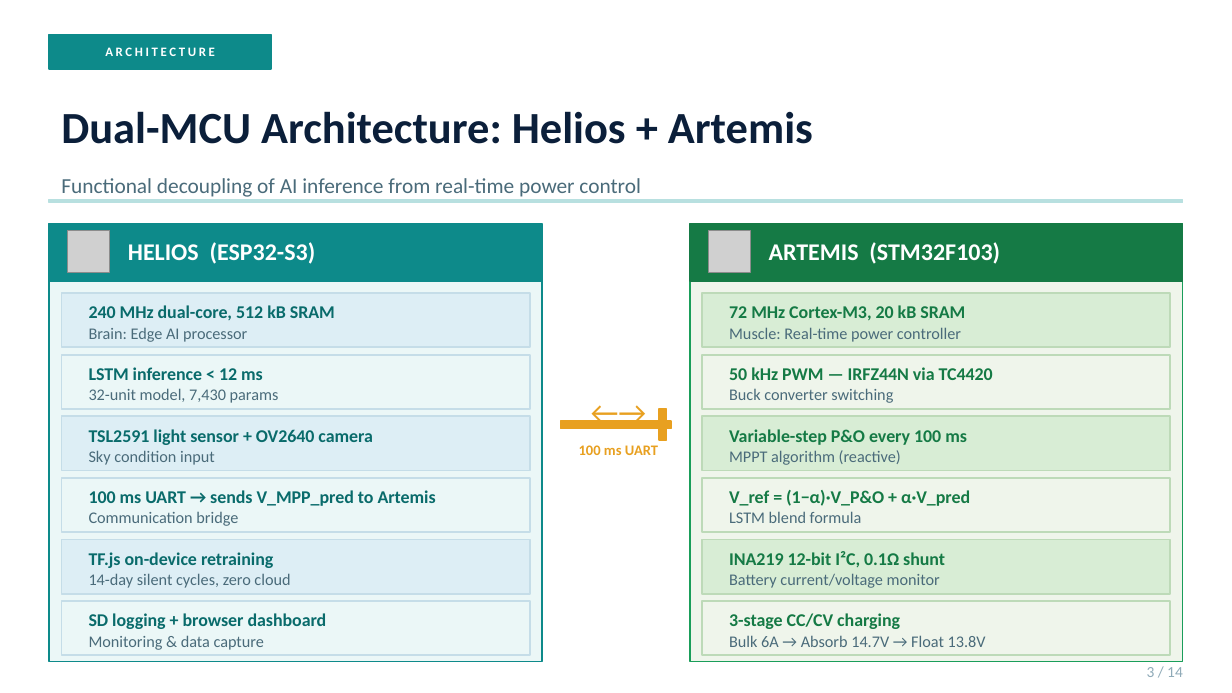
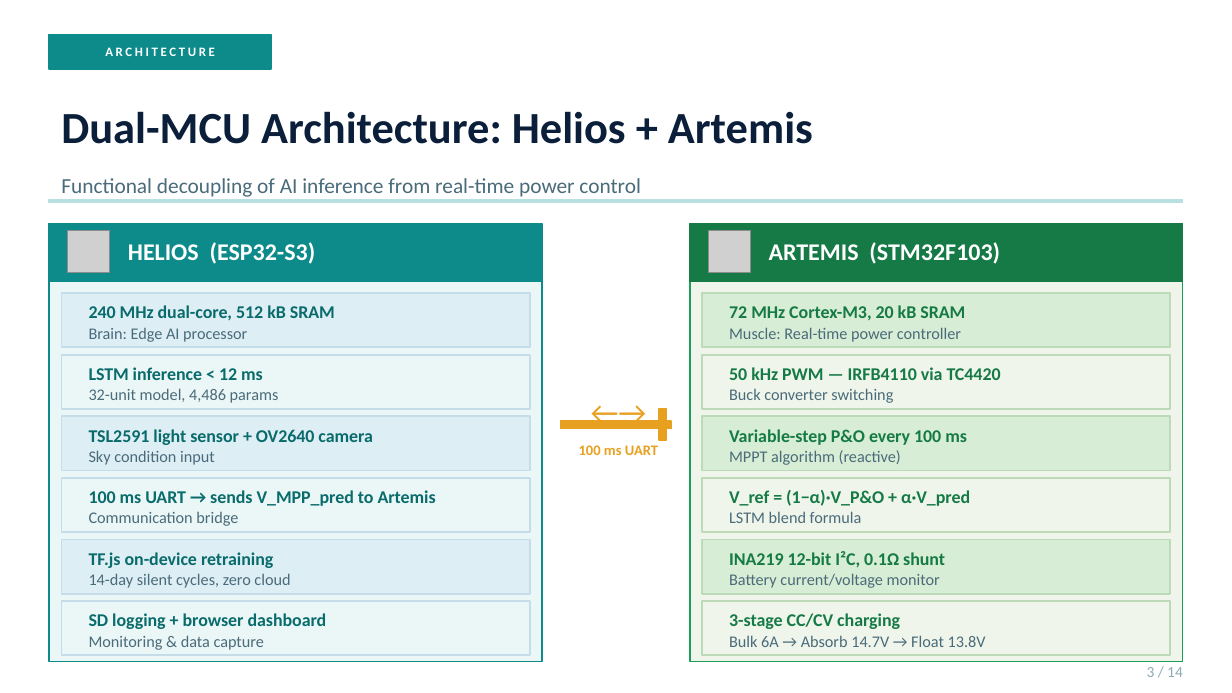
Before and after one commit to touhidsiddiqueeraj-bit/artemis-helios, a slide deck: slide 3 of Docs/Presentation/Helios_Artemis_Detailed.pptx. Drawn at 1232x693 pixels with LibreOffice and Linux fonts; fonts in the diff are those of the drawing; grey boxes stand for pictures. Boxes give left, top, right and bottom in pixels: in the first picture for what was removed or moved away, otherwise in the second. Text is boxed around its words. In the diff, an @@ line names an element or a change of style, - is before the commit and + after.

Commit message:
Audit fix: align code/data/figures/docs across Python/MATLAB/paper
- Irradiance model: OU process (tau=1s, sigma=25%), aerosol x0.93, July peak 744 W/m2
- LSTM: deterministic seed 42, 4-unit gain scheduler (101 params), 4,385 total
- New metrics: R2=0.835, MAE=54.7, RMSE=72.6 (OU data more realistic, thus lower)
- TFLite: Flex ops fallback for ESP32-S3 (TensorListReserve compat)
- MATLAB ha_artemis_v3: float 13.8V, 3-stage charging; ha_battery_v3: 6A bulk limit
- Python controllers: 15% blend deadband, [0.20,0.55] alpha plateau
- MOSFET IRFZ44N->IRFB4110 across all docs, figs, presentations
- Study guides, highlights, cover letter: N=200->30, 7,900-8,500->~1,500 BDT
- All 9 figures regenerated at 300 DPI, manuscript PDF rebuilt

```diff
--- a/Docs/Presentation/Helios_Artemis_Detailed.pptx
+++ b/Docs/Presentation/Helios_Artemis_Detailed.pptx
@@ text at [89, 388, 279, 403]: text changed @@
-32-unit model, 7,430 params
+32-unit model, 4,486 params
@@ text at [729, 367, 1001, 380]: text changed @@
-50 kHz PWM — IRFZ44N via TC4420
+50 kHz PWM — IRFB4110 via TC4420
```
Also in this commit, not shown: 5 other slides changed, 44 other files.
